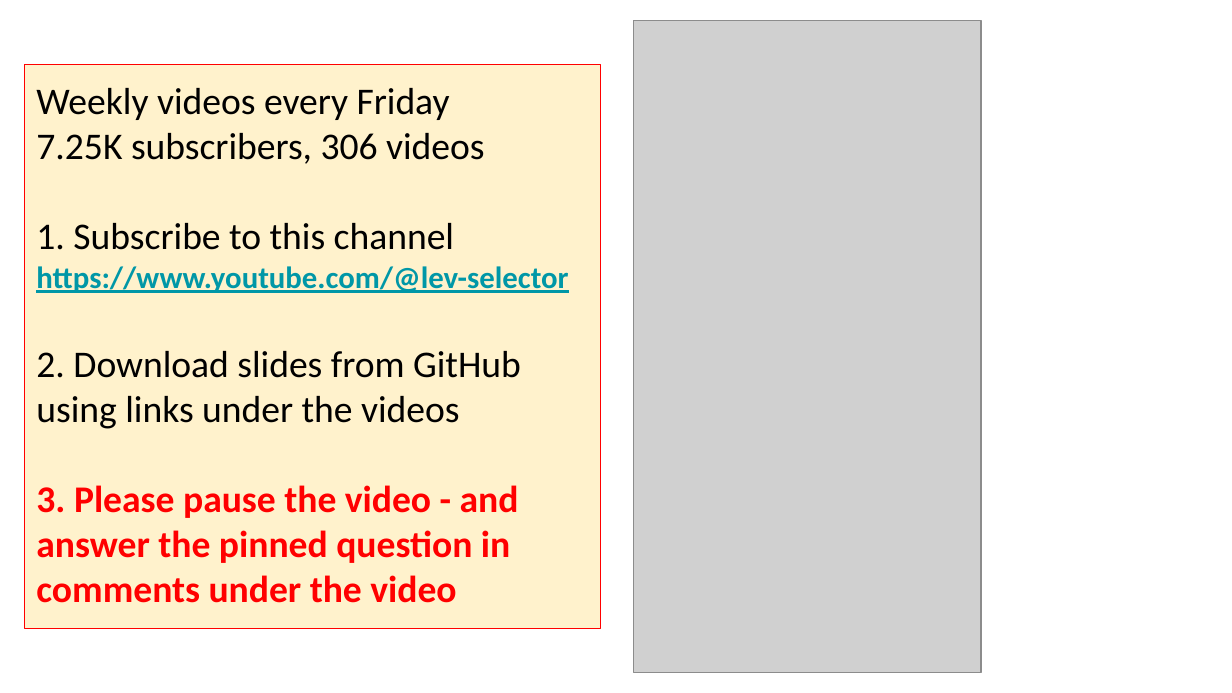
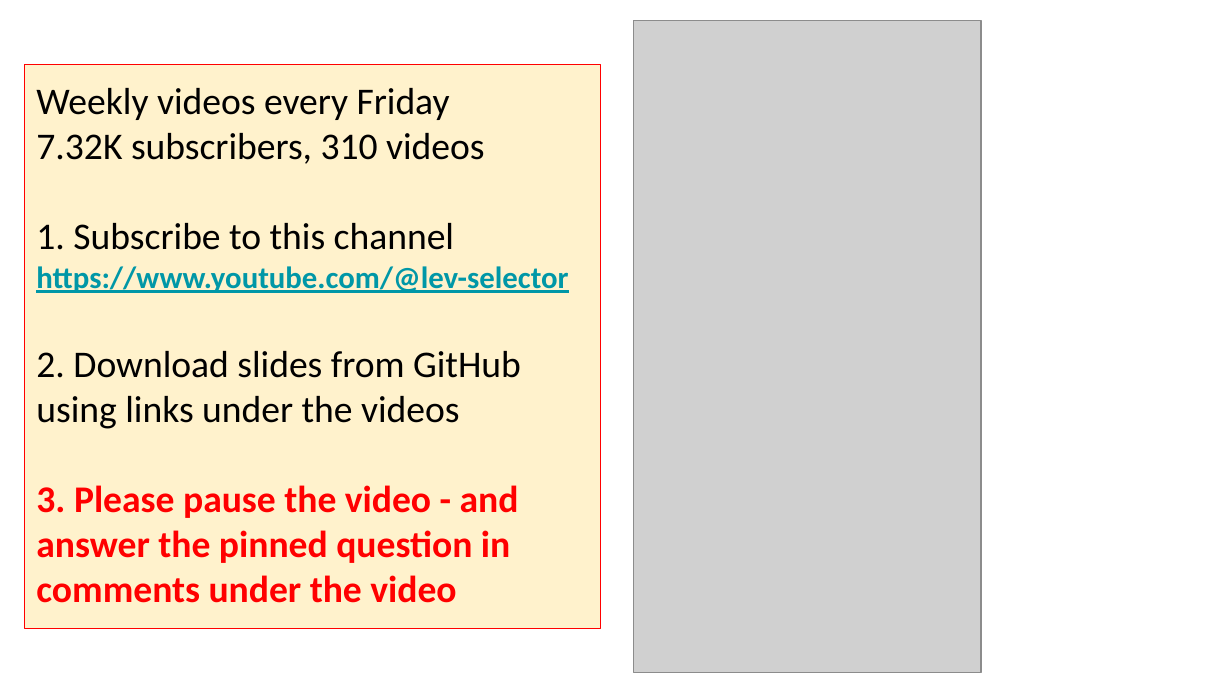
Before and after one commit to lselector/seminar, a slide deck: slide 7 of 2026/2026-08-21-AI-Updates.pptx (slide 10 before the commit). Drawn at 1232x693 pixels with LibreOffice and Linux fonts; fonts in the diff are those of the drawing; grey boxes stand for pictures. Boxes give left, top, right and bottom in pixels: in the first picture for what was removed or moved away, otherwise in the second. Text is boxed around its words. In the diff, an @@ line names an element or a change of style, - is before the commit and + after.

```diff
--- a/2026/2026-08-21-AI-Updates.pptx
+++ b/2026/2026-08-21-AI-Updates.pptx
@@ text in rectangle at [36, 133, 485, 164]: text changed @@
-7.25K subscribers, 306 videos
+7.32K subscribers, 310 videos
```
Also in this commit, not shown: 22 other slides changed, 5 slides added, 4 slides removed.
